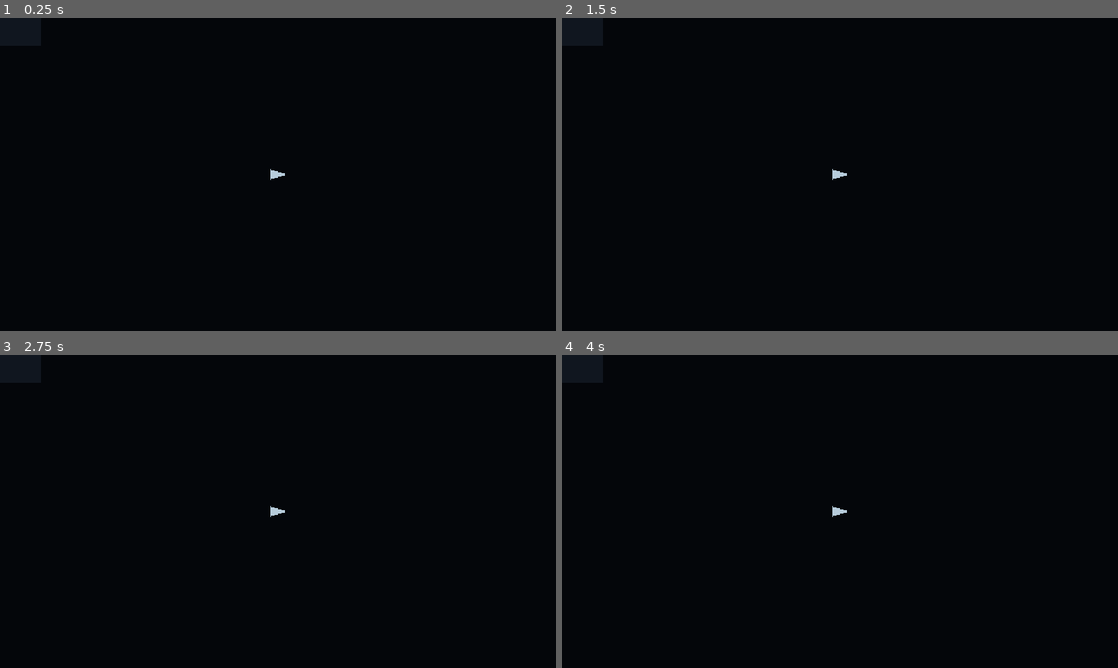
Above: before the commit, frames 1-4 (two rows, left to right).
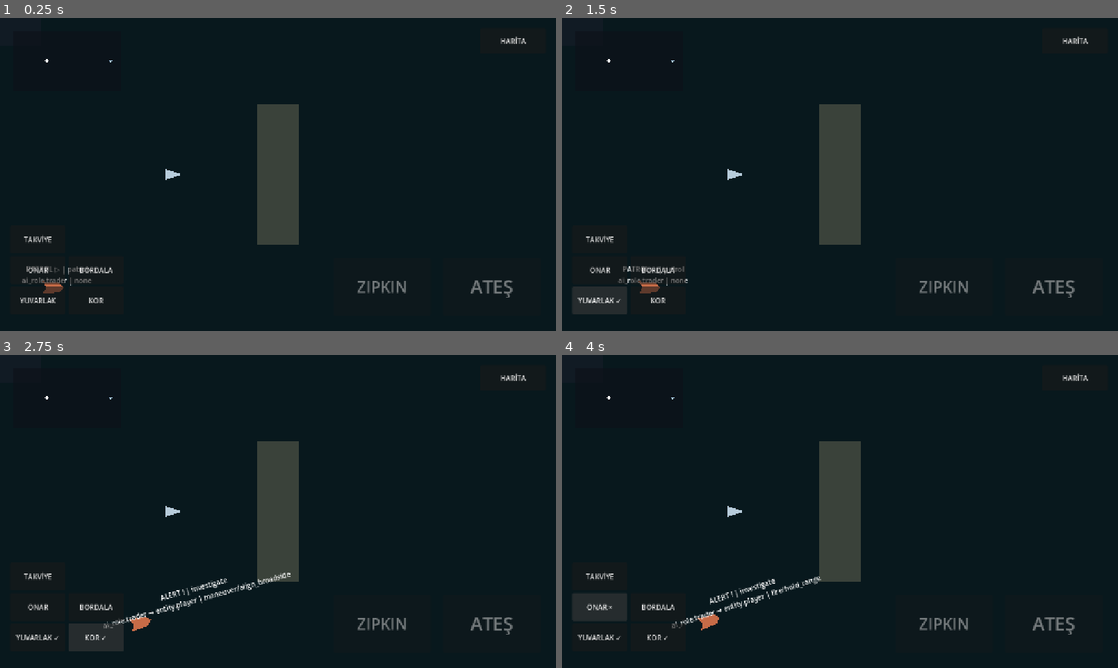
Above: after the commit, the same moments.

Repository: TheOsmanYILDIRIM/SeaCraft
Game: Godot game, scene res://src/presentation/bootstrap.tscn
Two runs of this game, one before a commit and one after it. Both use one fixed random seed, a clock stepped at 60 frames per second and the inputs below.
Inputs (mouse positions are in pixels of both pictures, inside the frame that each line leads up to):
- Up to frame 1 (0.25 s): no input
- Up to frame 2 (1.5 s): click (600, 299) at 0.5 s, where only the run after the commit has a clickable "YUVARLAK"; click (600, 299) at 1.25 s, where only the run after the commit has a clickable "YUVARLAK ✓"
- Up to frame 3 (2.75 s): click (94, 636) at 2 s, where only the run after the commit has a clickable "KOR"
- Up to frame 4 (4 s): click (656, 636) at 2.75 s, where only the run after the commit has a clickable "KOR ✓"; click (600, 608) at 3.5 s, where only the run after the commit has a clickable "ONAR"

The runs differ from the first frame. In frame 1, 4.6% of the frame differs, in the area x 3-95%, y 5-92%; in frame 2, 5.4%; in frame 3, 5.8%, in the area x 2-95%, y 5-95%; in frame 4, 5.8%.

Commit message:
fix(prg01): preserve legacy content registry compatibility

Diff:
--- a/src/data/registry/definition_registry.gd
+++ b/src/data/registry/definition_registry.gd
@@ -171,9 +171,6 @@
 		if definition is NpcRoleProfile and not (definition as NpcRoleProfile).valid():
 			_fail("invalid AI role profile: %s" % stable_id, ERR_INVALID_DATA)
 			return null
-		if definition is ItemDefinition and not (definition as ItemDefinition).valid():
-			_fail("invalid item definition: %s" % stable_id, ERR_INVALID_DATA)
-			return null
 		actual_type = definition.definition_type()
 		actual_refs = definition.referenced_stable_ids()
 		content = definition
